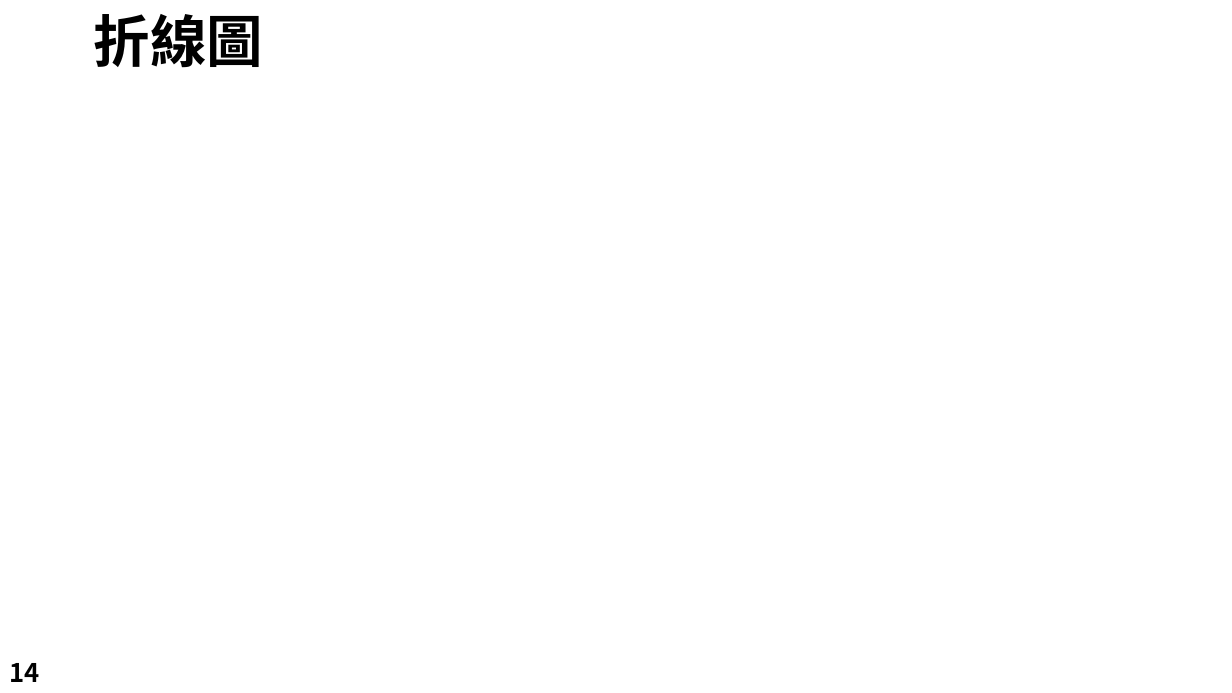
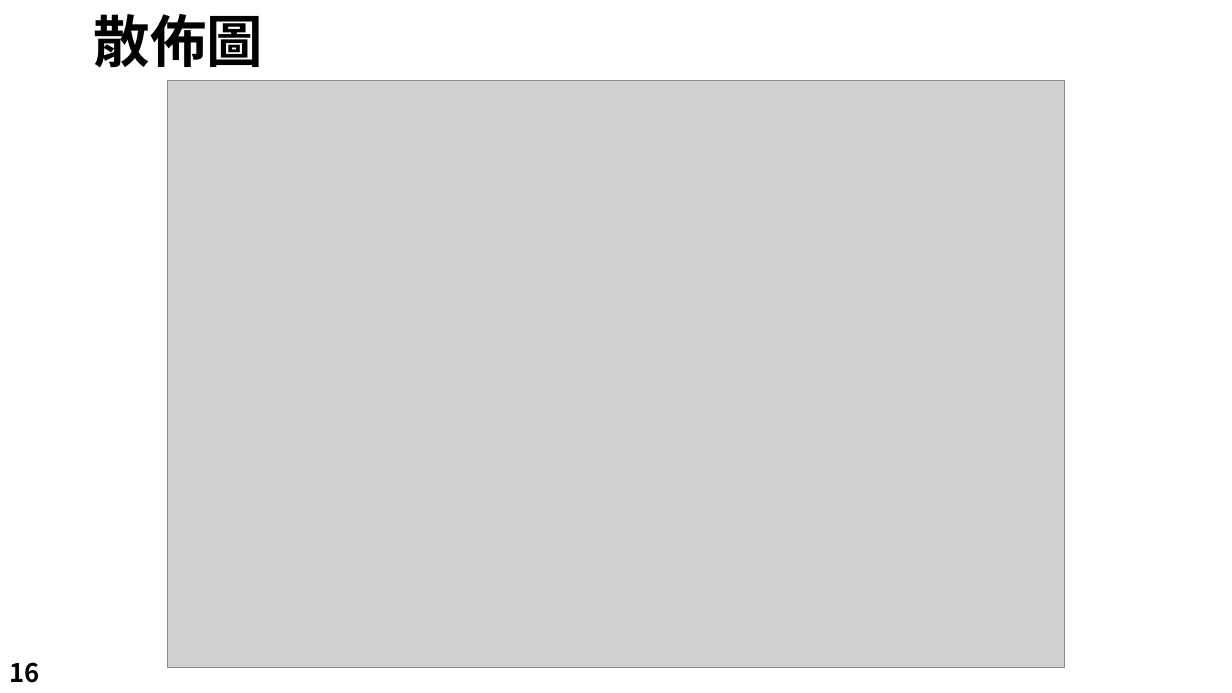
Before and after one commit to LeBronWilly/Basic_R_Language, a slide deck: slide 16 of R_Presentation.pptx (slide 14 before the commit). Drawn at 1232x693 pixels with LibreOffice and Linux fonts; fonts in the diff are those of the drawing; grey boxes stand for pictures; background and template pictures are left out. Boxes give left, top, right and bottom in pixels: in the first picture for what was removed or moved away, otherwise in the second. Text is boxed around its words. In the diff, an @@ line names an element or a change of style, - is before the commit and + after.

```diff
--- a/R_Presentation.pptx
+++ b/R_Presentation.pptx
@@ title at (94,14,263,68): text changed @@
-折線圖
+散佈圖
@@ picture added at (167,80,1065,667) @@
@@ page number at (9,662,39,683): text changed @@
-14
+16
```
Also in this commit, not shown: 12 other slides changed, 2 slides added, 1 other file.
